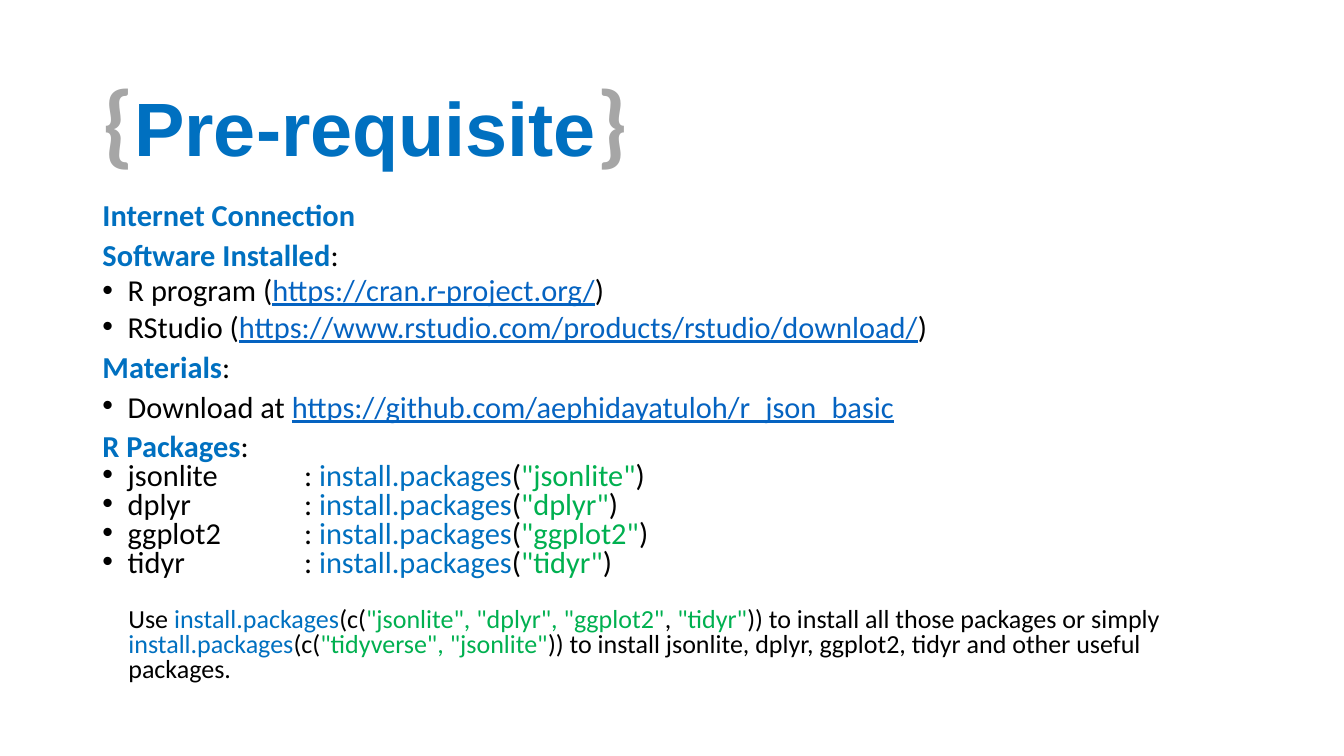
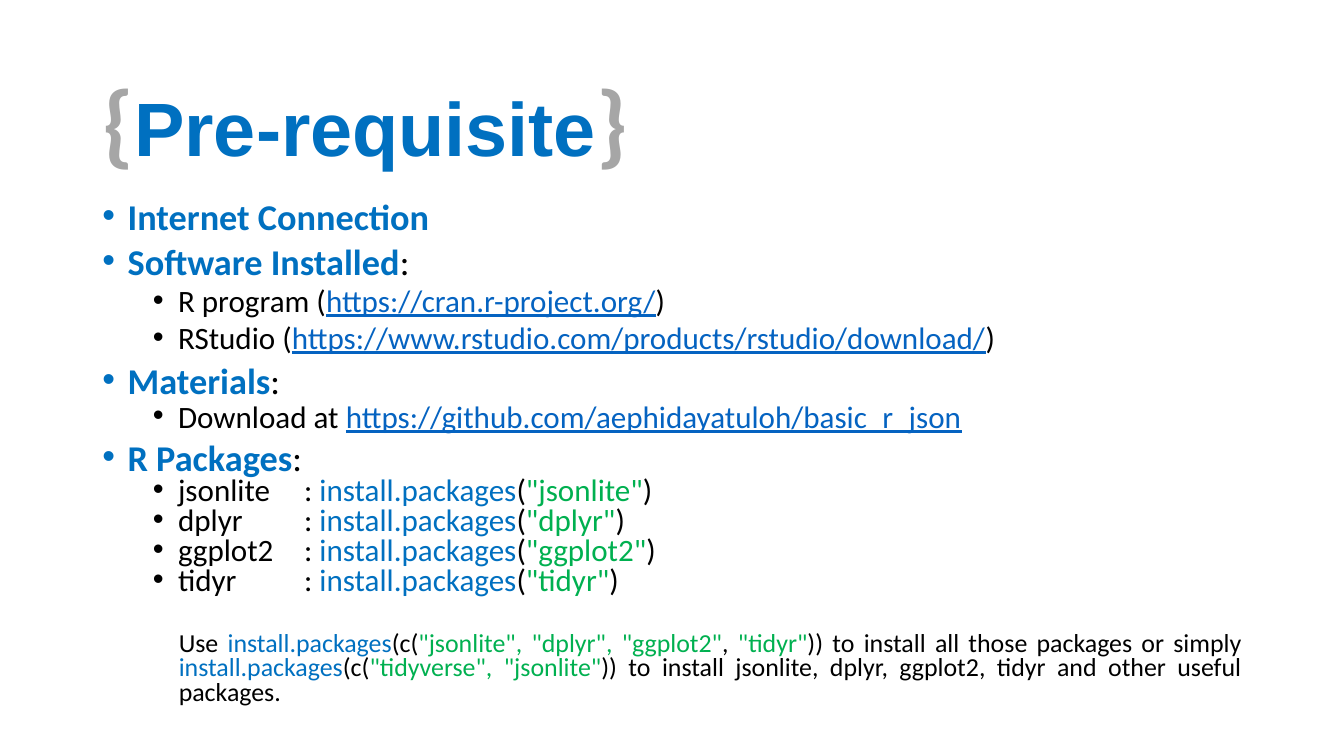
Before and after one commit to aephidayatuloh/basic_r_json, a slide deck: slide 3 of Introduction To R & JSON.pptx. Drawn at 1344x756 pixels with LibreOffice and Linux fonts; fonts in the diff are those of the drawing; background and template pictures are left out. Boxes give left, top, right and bottom in pixels: in the first picture for what was removed or moved away, otherwise in the second. Text is boxed around its words. In the diff, an @@ line names an element or a change of style, - is before the commit and + after.

```diff
--- a/Introduction To R & JSON.pptx
+++ b/Introduction To R & JSON.pptx
@@ text at box(128, 204, 1241, 706): size 21.7 to 25.9 pt in "Internet Connection", "Software Installed:", "Materials:", "R Packages:"; size 21.7 to 22.2 pt in "R program (https://cran.r-project.org/)", "RStudio (https://www.rstudio.com/products/rstudio/download/)", "jsonlite : install.packages("jsonlite")", "dplyr : install.packages("dplyr")" and 2 more places; size 18.6 to 18.5 pt in "Use install.packages(c("jsonlite", "dplyr", "ggplot2", "tidy ..."; bullet none to •; list level 1 to 2 in "R program (https://cran.r-project.org/)"; list level 1 to 2 in "RStudio (https://www.rstudio.com/products/rstudio/download/)"; list level 1 to 2 in "jsonlite : install.packages("jsonlite")"; list level 1 to 2 in "dplyr : install.packages("dplyr")"; list level 1 to 2 in "ggplot2 : install.packages("ggplot2")"; list level 1 to 2 in "tidyr : install.packages("tidyr")"; alignment left to justified; list level 2 to 3 in "Use install.packages(c("jsonlite", "dplyr", "ggplot2", "tidy ..." @@
@@ text at box(178, 406, 961, 434): text changed; size 21.7 to 22.2 pt @@
-• Download at https://github.com/aephidayatuloh/r_json_basic
+  • Download at https://github.com/aephidayatuloh/basic_r_json
```
Also in this commit, not shown: 7 other slides changed, 6 slides added, 4 slides removed.
